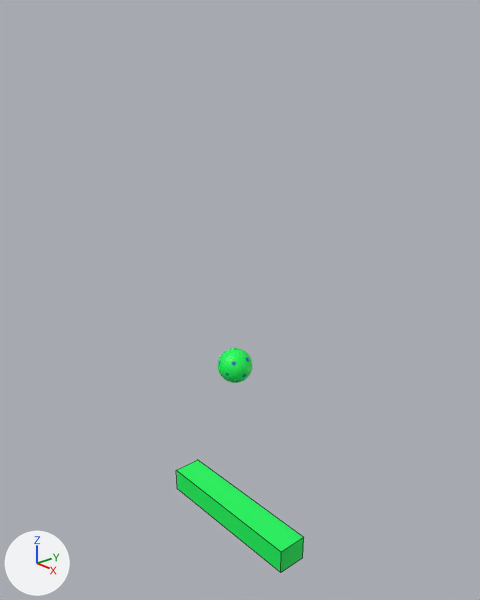
The Blender file Blender/arkanoid.blend: old version first, new version second.
Camera for both pictures: a 50 mm camera at (1.294, -1.107, 1.399) aimed at (0.001, 0.018, 0.713). Arrows for +X, +Y and +Z are at lower left; the lights stay in place. Mesh edges are drawn as thin lines on the coarser meshes.
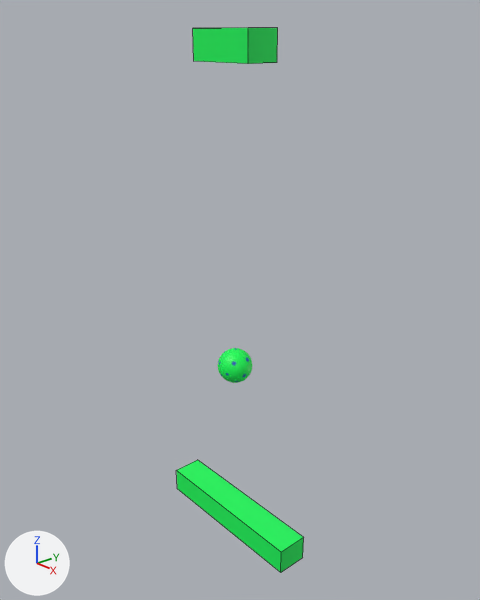
What changed in the scene script:
```text
Add ob_cube_002:
    ob_cube_002 = bpy.data.objects.new('Cube.002', me_cube_001.copy())  # the mesh of ob_cube
    ob_cube_002.location = (0.0, 0.0, 1.372)
    ob_cube_002.scale = (-0.102, -0.045, 0.0377)
```

Location of each change, (x1, y1, x2, y2) in pixels of the pictures (480 x 600 px):
'Cube.002', added (green): after (193, 28, 278, 64)
